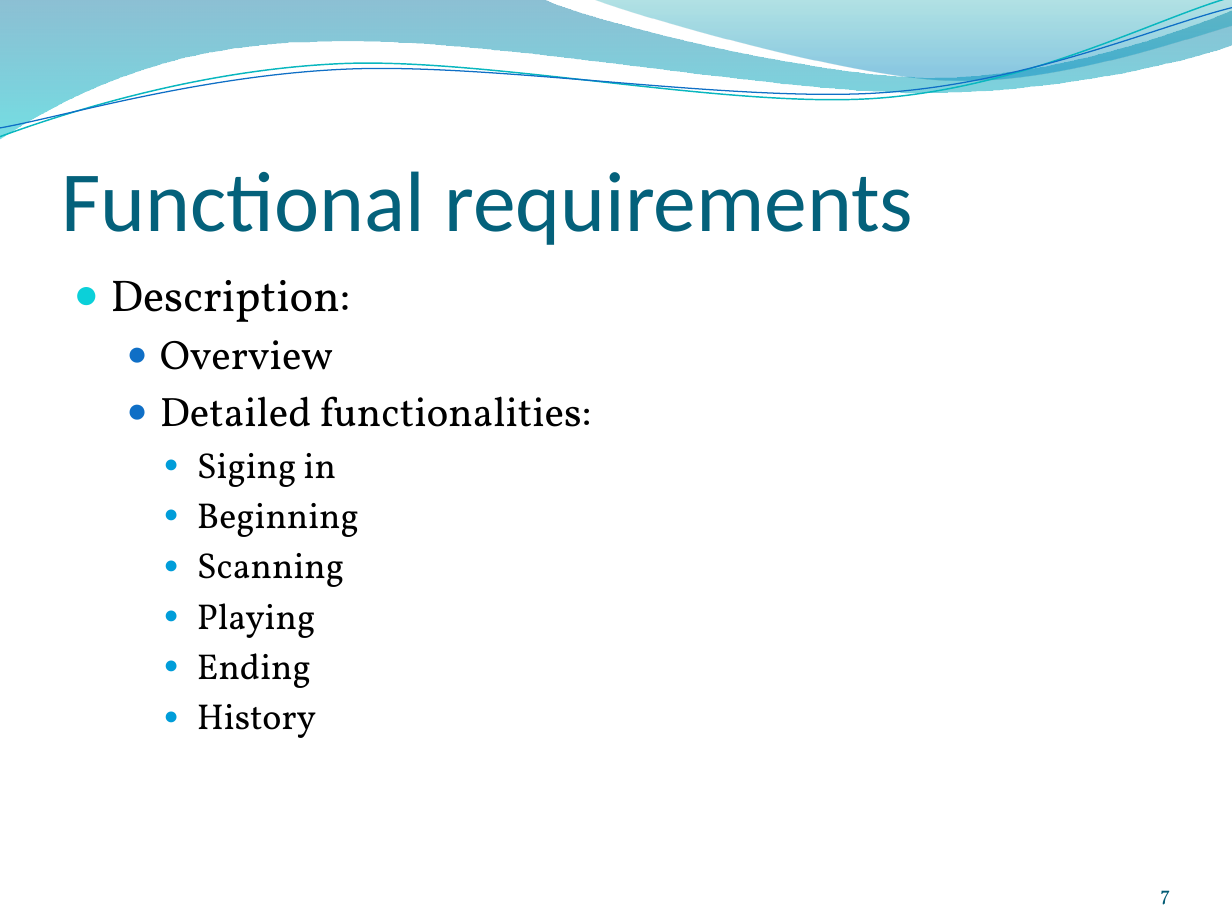
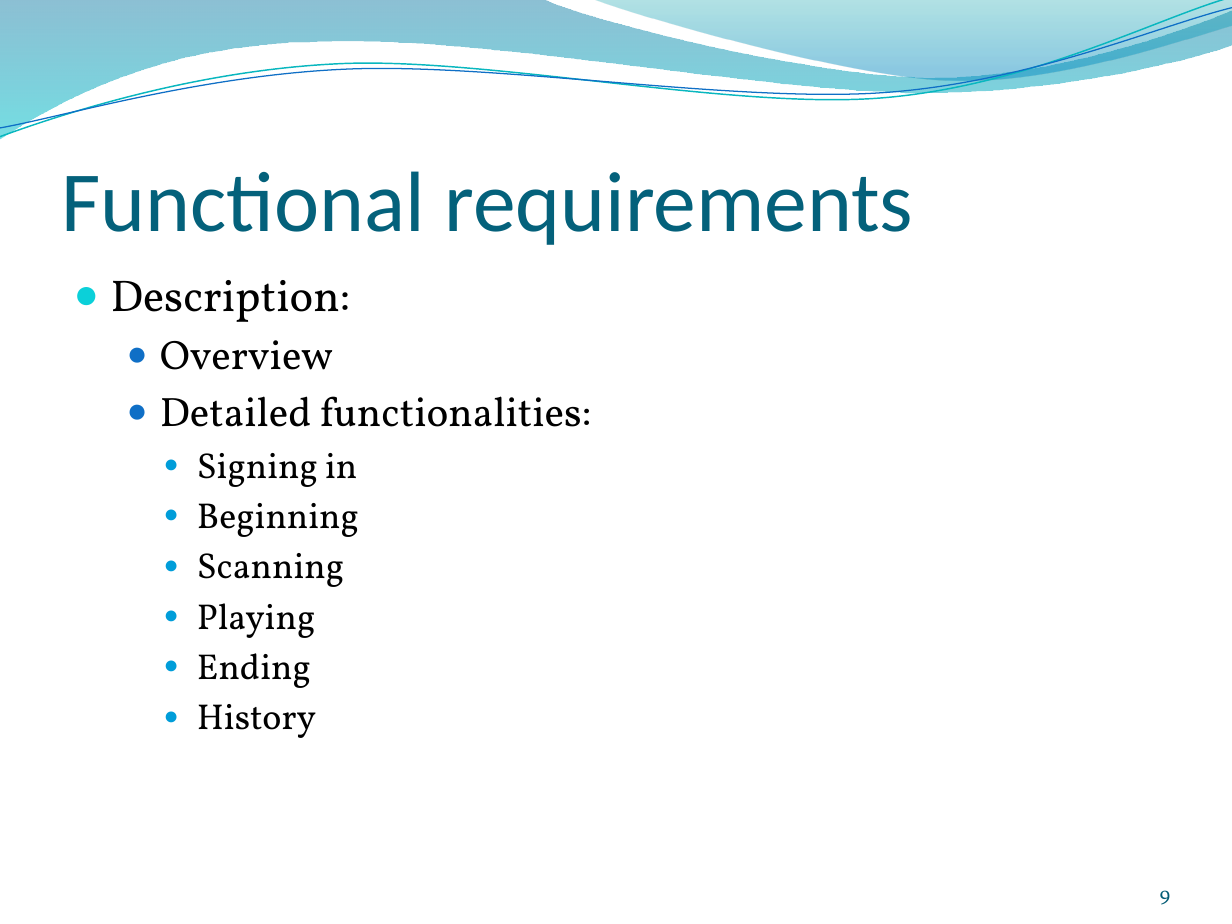
Before and after one commit to anbrous/project, a slide deck: slide 9 of Blue_weasel/blueweasel_docs/presentation/Pre-soutenance Projet Blue Weasel.pptx (slide 7 before the commit). Drawn at 1232x924 pixels with LibreOffice and Linux fonts; fonts in the diff are those of the drawing; background and template pictures are left out. Boxes give left, top, right and bottom in pixels: in the first picture for what was removed or moved away, otherwise in the second. Text is boxed around its words. In the diff, an @@ line names an element or a change of style, - is before the commit and + after.

```diff
--- a/Blue_weasel/blueweasel_docs/presentation/Pre-soutenance Projet Blue Weasel.pptx
+++ b/Blue_weasel/blueweasel_docs/presentation/Pre-soutenance Projet Blue Weasel.pptx
@@ text at [197, 453, 357, 487]: text changed @@
-    ● Siging in
+    ● Signing in
@@ page number at [1160, 890, 1171, 905]: text changed @@
-7
+9
```
Also in this commit, not shown: 5 other slides changed, 11 slides added, 5 slides removed.
